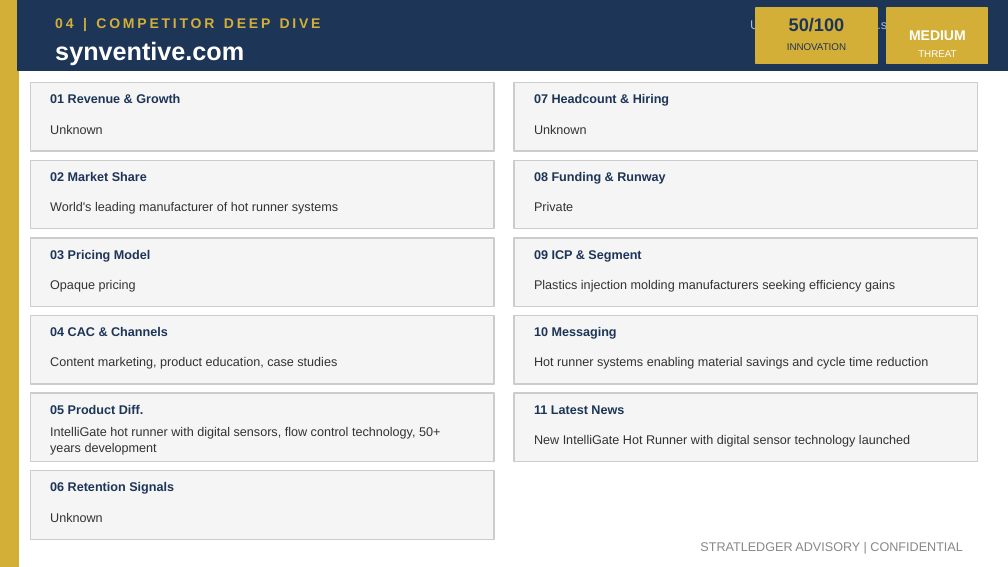
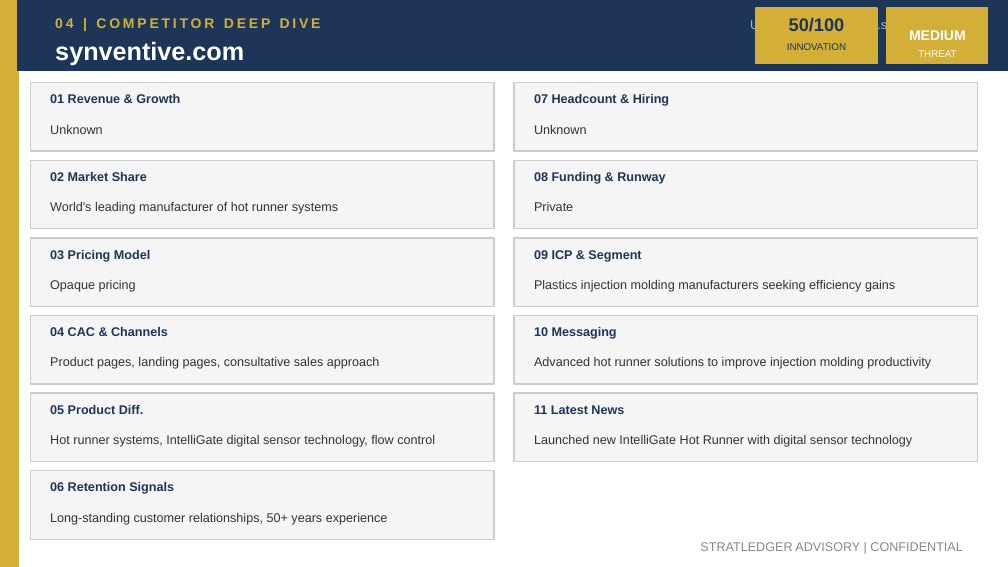
Before and after one commit to apexmakeshop-dot/droplet-commands, a slide deck: slide 8 of mesh_bioplastics_CI_Report.pptx. Drawn at 1008x567 pixels with LibreOffice and Linux fonts; fonts in the diff are those of the drawing. Boxes give left, top, right and bottom in pixels: in the first picture for what was removed or moved away, otherwise in the second. Text is boxed around its words. In the diff, an @@ line names an element or a change of style, - is before the commit and + after.

```diff
--- a/mesh_bioplastics_CI_Report.pptx
+++ b/mesh_bioplastics_CI_Report.pptx
@@ text at (x1=50, y1=357, x2=380, y2=369): text changed @@
-Content marketing, product education, case studies
+Product pages, landing pages, consultative sales approach
@@ text at (x1=534, y1=357, x2=931, y2=369): text changed @@
-Hot runner systems enabling material savings and cycle time reduction
+Advanced hot runner solutions to improve injection molding productivity
@@ text at (x1=50, y1=435, x2=435, y2=447): text changed @@
-IntelliGate hot runner with digital sensors, flow control technology, 50+ years development
+Hot runner systems, IntelliGate digital sensor technology, flow control
@@ text at (x1=534, y1=435, x2=912, y2=447): text changed @@
-New IntelliGate Hot Runner with digital sensor technology launched
+Launched new IntelliGate Hot Runner with digital sensor technology
@@ text at (x1=50, y1=513, x2=388, y2=525): text changed @@
-Unknown
+Long-standing customer relationships, 50+ years experience
```
Also in this commit, not shown: 4 other slides changed.
